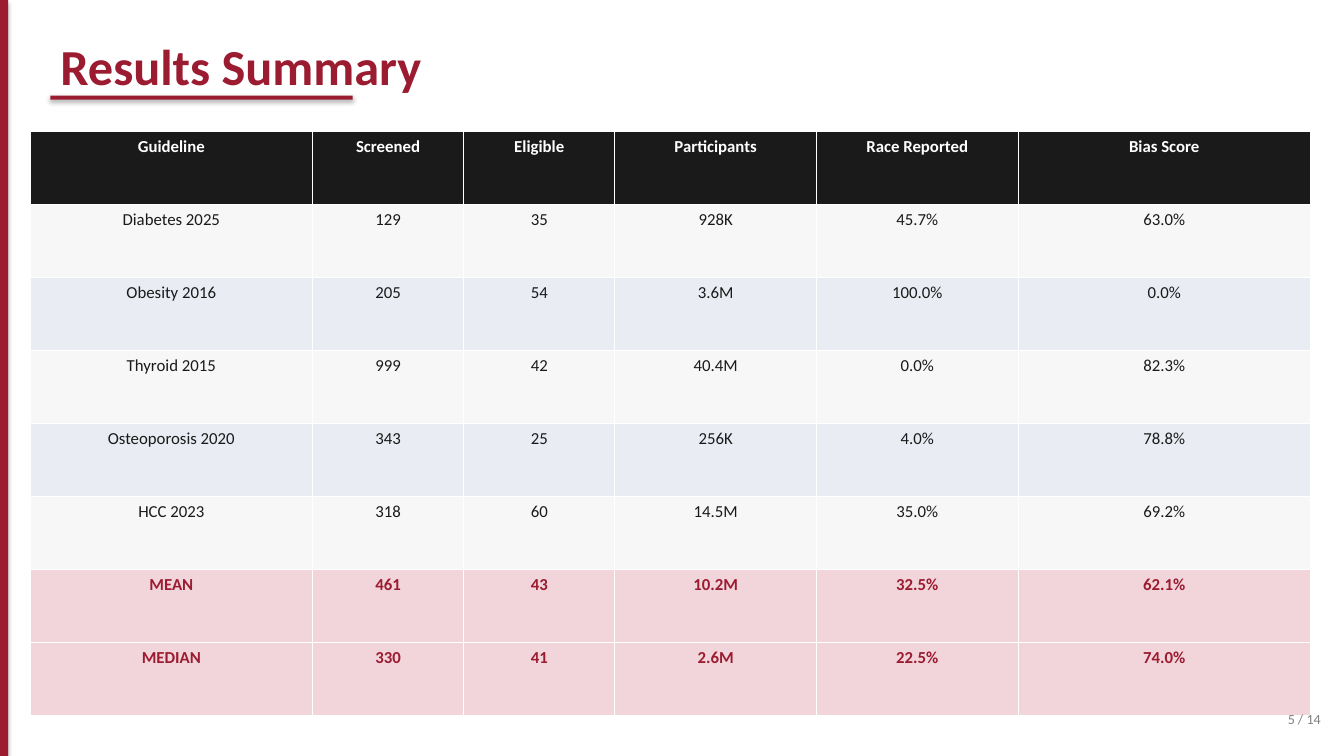
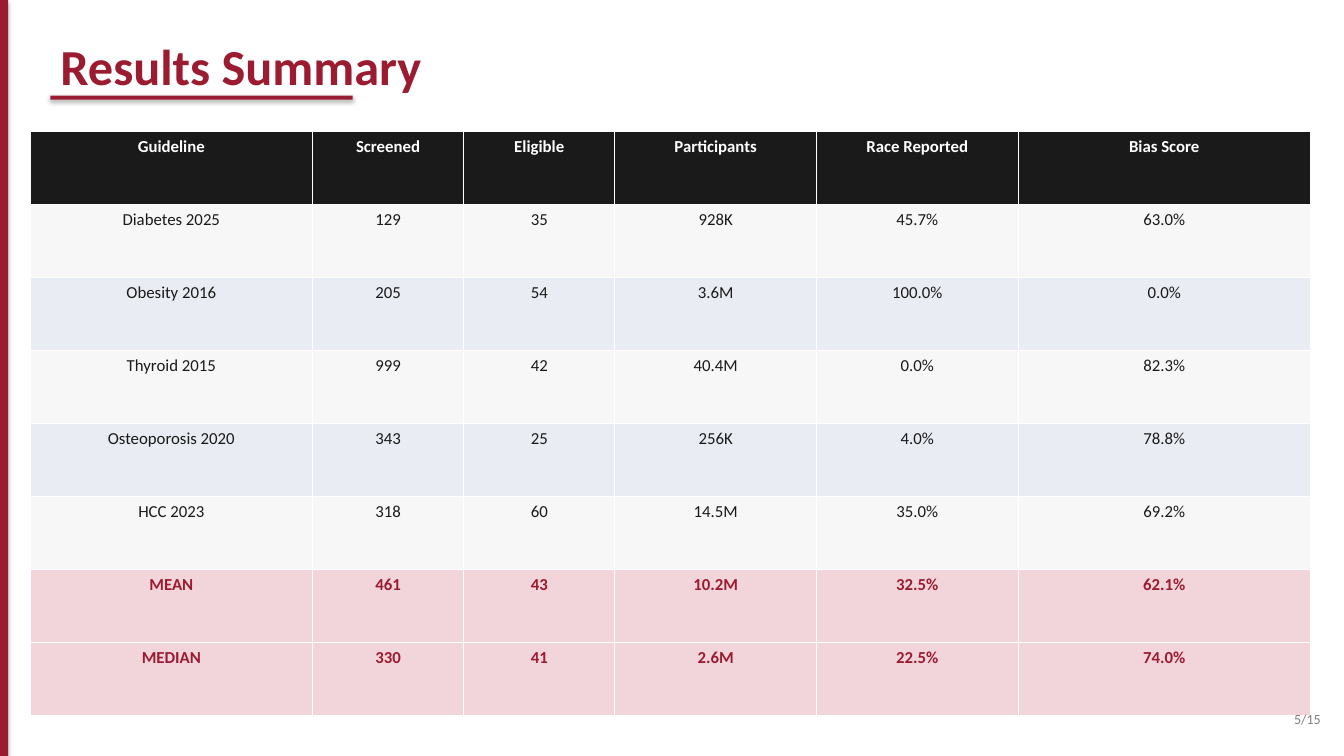
Before and after one commit to duckyquang/RADAR, a slide deck: slide 5 of RADAR_Presentation.pptx. Drawn at 1344x756 pixels with LibreOffice and Linux fonts; fonts in the diff are those of the drawing. Boxes give left, top, right and bottom in pixels: in the first picture for what was removed or moved away, otherwise in the second. Text is boxed around its words. In the diff, an @@ line names an element or a change of style, - is before the commit and + after.

```diff
--- a/RADAR_Presentation.pptx
+++ b/RADAR_Presentation.pptx
@@ text at <box>1294,712,1321,725</box>: text changed @@
-5 / 14
+5/15
```
Also in this commit, not shown: 13 other slides changed, 1 slide added.
